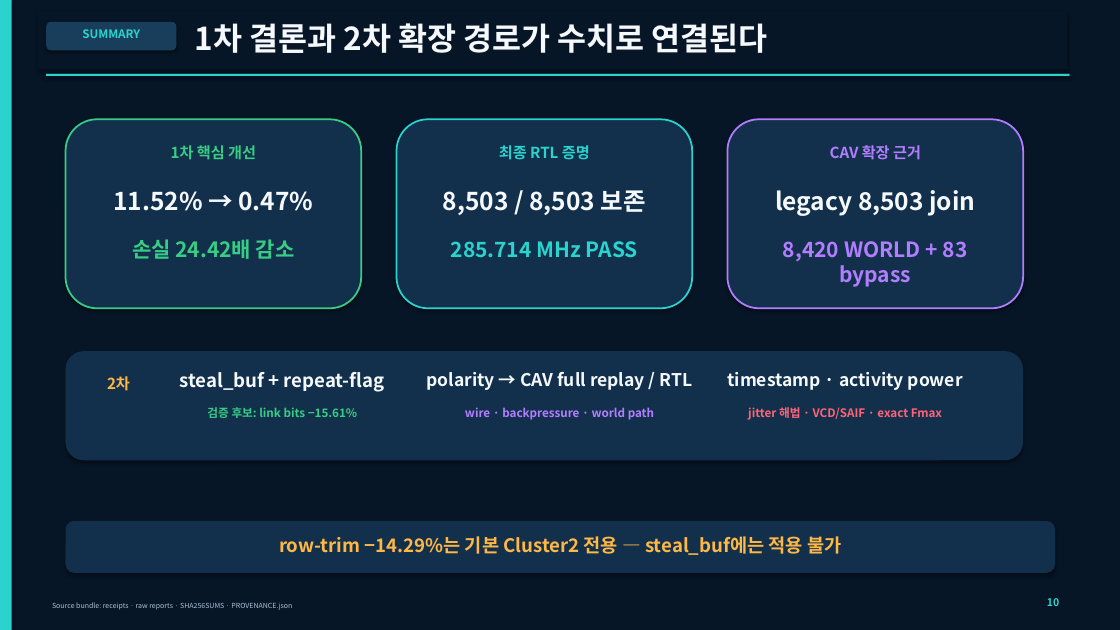
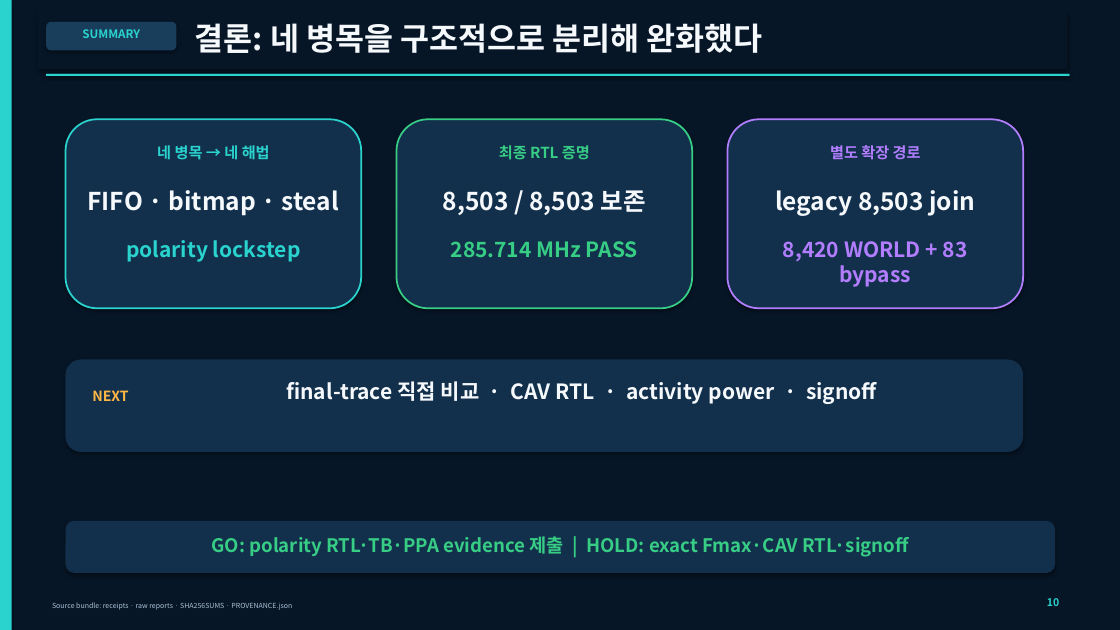
Before and after one commit to chickgoose/AI-semi, a slide deck: slide 10 of submission/cluster2_digital_first_round_20260828/presentation/cluster2_digital_first_round_20260828.pptx. Drawn at 1120x630 pixels with LibreOffice and Linux fonts; fonts in the diff are those of the drawing. Boxes give left, top, right and bottom in pixels: in the first picture for what was removed or moved away, otherwise in the second. Text is boxed around its words. In the diff, an @@ line names an element or a change of style, - is before the commit and + after.

Commit message:
Revert "Foreground steal-buffer results in final deck"
This reverts commit da5dc5565bf256c8c231a0600149a256bb552c1c.

```diff
--- a/submission/cluster2_digital_first_round_20260828/presentation/cluster2_digital_first_round_20260828.pptx
+++ b/submission/cluster2_digital_first_round_20260828/presentation/cluster2_digital_first_round_20260828.pptx
@@ text at bbox=[195, 23, 763, 53]: text changed @@
-1차 결론과 2차 확장 경로가 수치로 연결된다
+결론: 네 병목을 구조적으로 분리해 완화했다
@@ rounded rectangle at bbox=[66, 119, 361, 308]: outline #37CD85 1.5 pt to #2AD3CD 1.5 pt @@
@@ rounded rectangle at bbox=[397, 119, 692, 308]: outline #2AD3CD 1.5 pt to #37CD85 1.5 pt @@
@@ text at bbox=[157, 145, 270, 160]: text changed; text colour #37CD85 to #2AD3CD @@
-1차 핵심 개선
+네 병목 → 네 해법
@@ text "최종 RTL 증명" at bbox=[499, 145, 590, 160]: text colour #2AD3CD to #37CD85 @@
@@ text at bbox=[830, 145, 921, 160]: text changed @@
-CAV 확장 근거
+별도 확장 경로
@@ text at bbox=[88, 190, 340, 216]: text changed @@
-11.52% → 0.47%
+FIFO · bitmap · steal
@@ text "285.714 MHz PASS" at bbox=[451, 241, 638, 258]: text colour #2AD3CD to #37CD85 @@
@@ text at bbox=[126, 240, 301, 262]: text changed; text colour #37CD85 to #2AD3CD @@
-손실 24.42배 감소
+polarity lockstep
@@ rounded rectangle: place and size @@
-rounded rectangle at bbox=[66, 351, 1023, 460]
+rounded rectangle at bbox=[66, 360, 1023, 452]
@@ text removed at bbox=[107, 376, 130, 391] @@
-2차
@@ text removed at bbox=[180, 372, 385, 392] @@
-steal_buf + repeat-flag
@@ text added at bbox=[286, 381, 877, 404], 18 pt, text #F6F9FC, bold @@
+final-trace 직접 비교 · CAV RTL · activity power · signoff
@@ text removed at bbox=[427, 372, 693, 390] @@
-polarity → CAV full replay / RTL
@@ text removed at bbox=[727, 372, 963, 390] @@
-timestamp · activity power
@@ text added at bbox=[92, 390, 128, 401], 12 pt, text #FFB746, bold @@
+NEXT
@@ text removed at bbox=[207, 407, 357, 418] @@
-검증 후보: link bits −15.61%
@@ text removed at bbox=[465, 407, 654, 420] @@
-wire · backpressure · world path
@@ text removed at bbox=[748, 407, 942, 420] @@
-jitter 해법 · VCD/SAIF · exact Fmax
@@ text at bbox=[212, 536, 908, 557]: text changed; text colour #FFB746 to #37CD85 @@
-row-trim −14.29%는 기본 Cluster2 전용 — steal_buf에는 적용 불가
+GO: polarity RTL·TB·PPA evidence 제출 | HOLD: exact Fmax·CAV RTL·signoff
```
Also in this commit, not shown: 1 other slide changed, 4 slides added, 4 slides removed, 8 other files.
